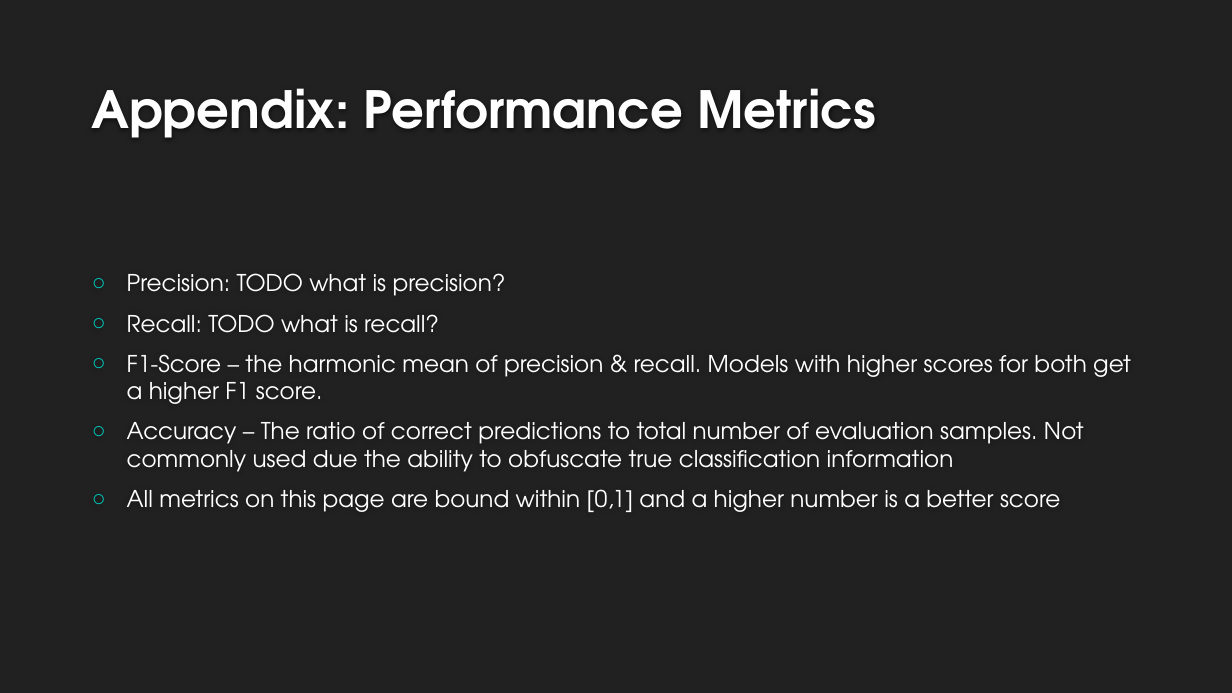
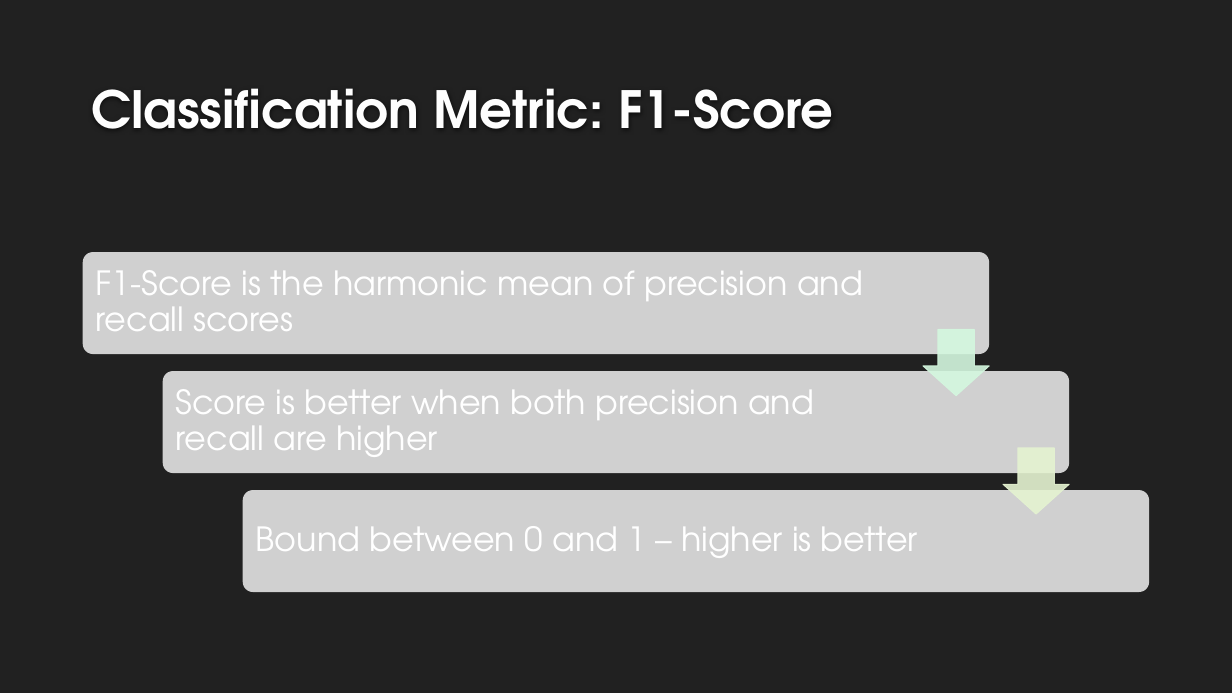
Before and after one commit to landonbuell/Buell-Masters-Project, a slide deck: slide 26 of milestones/BUELL_ENGR6970_Milestone04.pptx (slide 29 before the commit). Drawn at 1232x693 pixels with LibreOffice and Linux fonts; fonts in the diff are those of the drawing; grey boxes stand for pictures; background and template pictures are left out. Boxes give left, top, right and bottom in pixels: in the first picture for what was removed or moved away, otherwise in the second. Text is boxed around its words. In the diff, an @@ line names an element or a change of style, - is before the commit and + after.

```diff
--- a/milestones/BUELL_ENGR6970_Milestone04.pptx
+++ b/milestones/BUELL_ENGR6970_Milestone04.pptx
@@ title at [91, 88, 833, 129]: text changed @@
-Appendix: Performance Metrics
+Classification Metric: F1-Score
@@ text removed at [127, 273, 1131, 512] @@
-○ Precision: TODO what is precision?
-○ Recall: TODO what is recall?
-○ F1-Score – the harmonic mean of precision & recall. Models with higher scores for both get a higher F1 score.
-○ Accuracy – The ratio of correct predictions to total number of evaluation samples. Not commonly used due the ability to obfuscate true classification information
-○ All metrics on this page are bound within [0,1] and a higher number is a better score
@@ group added at [83, 252, 1150, 592]: 3 pictures, 3 texts, 2 down arrows @@
+F1-Score is the harmonic mean of precision and recall scores
+Score is better when both precision and recall are higher
+Bound between 0 and 1 – higher is better
```
Also in this commit, not shown: 8 other slides changed, 6 slides added, 1 slide removed, 3 other files.
